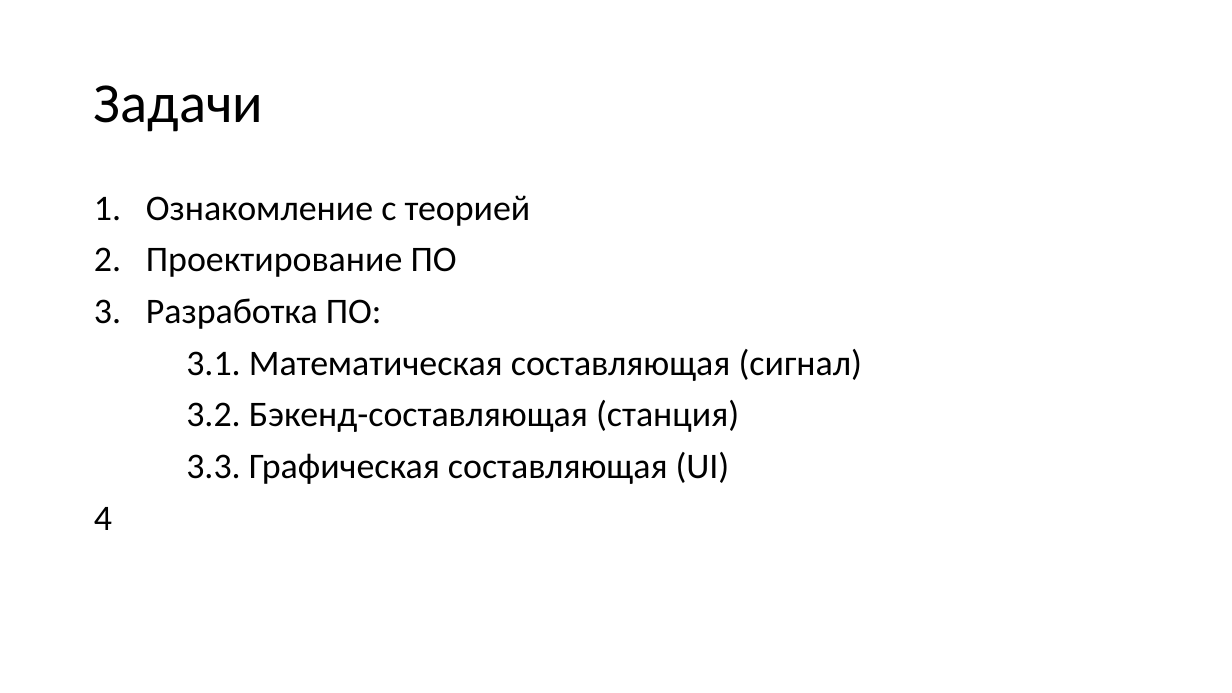
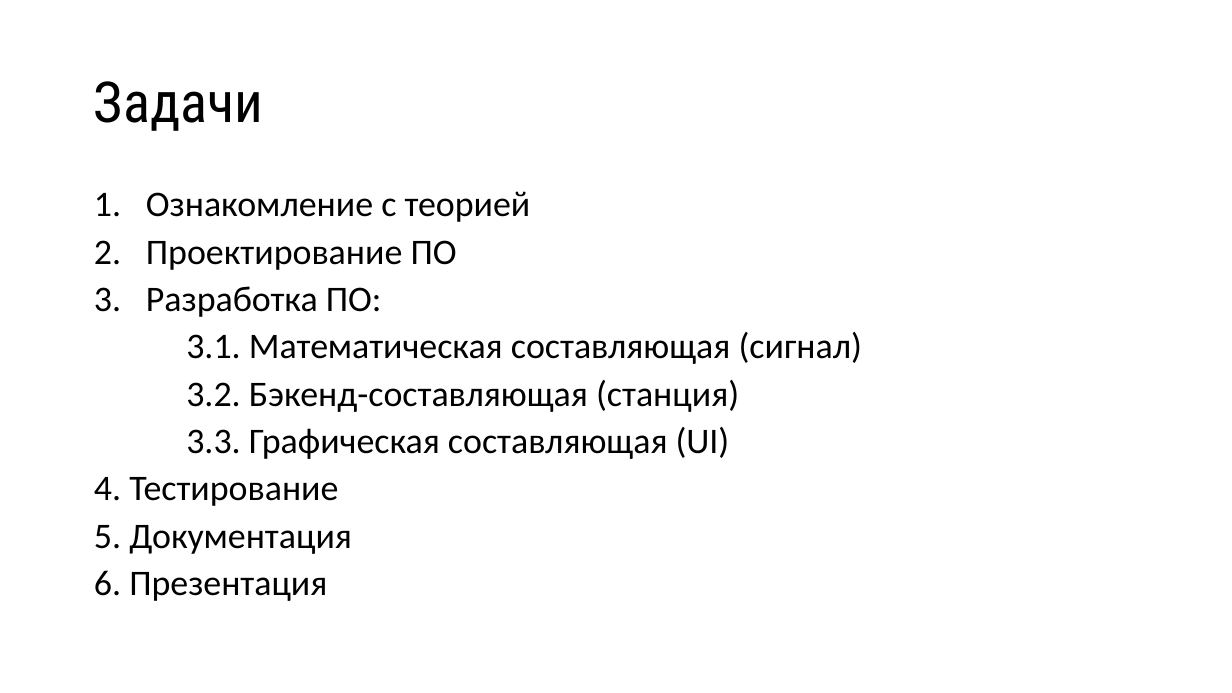
Before and after one commit to Lynech/the-reflected-signal-simulator, a slide deck: slide 5 of presentation.pptx. Drawn at 1232x693 pixels with LibreOffice and Linux fonts; fonts in the diff are those of the drawing. Boxes give left, top, right and bottom in pixels: in the first picture for what was removed or moved away, otherwise in the second. Text is boxed around its words. In the diff, an @@ line names an element or a change of style, - is before the commit and + after.

```diff
--- a/presentation.pptx
+++ b/presentation.pptx
@@ title "Задачи" at [94,81,263,131]: font Calibri to Roboto Condensed @@
@@ text at [146,191,862,459]: line spacing 0.9 to 0.8 @@
@@ text at [94,477,352,601]: text changed @@
-4
+4. Тестирование
+5. Документация
+6. Презентация
```
Also in this commit, not shown: 14 other slides changed, 1 slide added, 1 other file.
